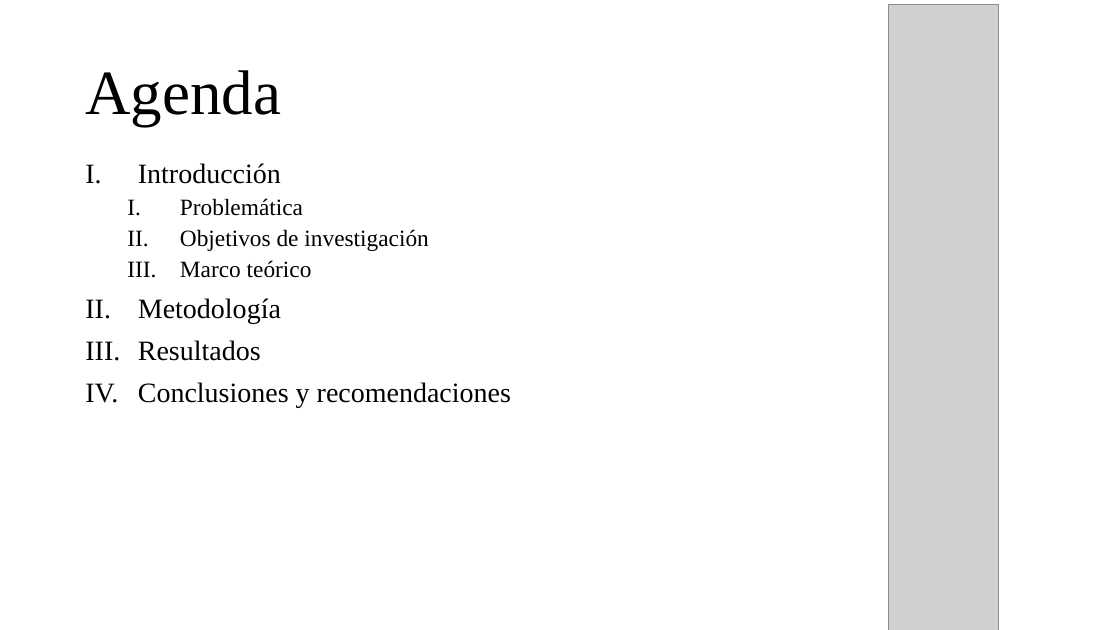
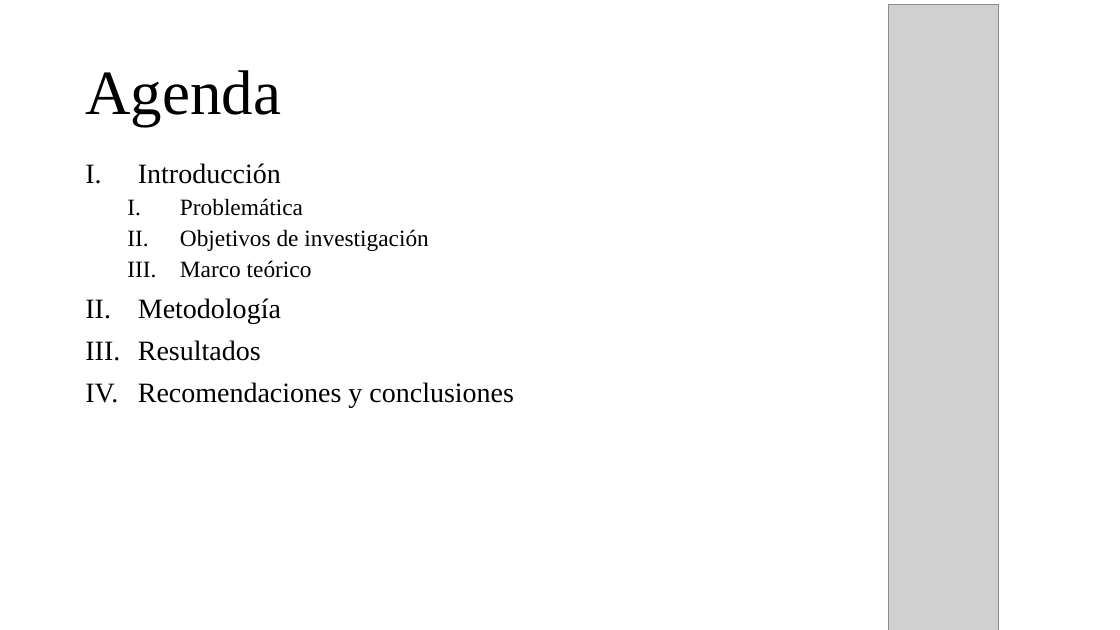
Before and after one commit to Archimedean2345/The-thermal-repository, a slide deck: slide 2 of PIAE2-Presentacion Tecnica.pptx. Drawn at 1120x630 pixels with LibreOffice and Linux fonts; fonts in the diff are those of the drawing; grey boxes stand for pictures. Boxes give left, top, right and bottom in pixels: in the first picture for what was removed or moved away, otherwise in the second. Text is boxed around its words. In the diff, an @@ line names an element or a change of style, - is before the commit and + after.

```diff
--- a/PIAE2-Presentacion Tecnica.pptx
+++ b/PIAE2-Presentacion Tecnica.pptx
@@ text at (138, 382, 514, 408): text changed @@
-IV. Conclusiones y recomendaciones
+IV. Recomendaciones y conclusiones
```
Also in this commit, not shown: 1 other slide changed.
